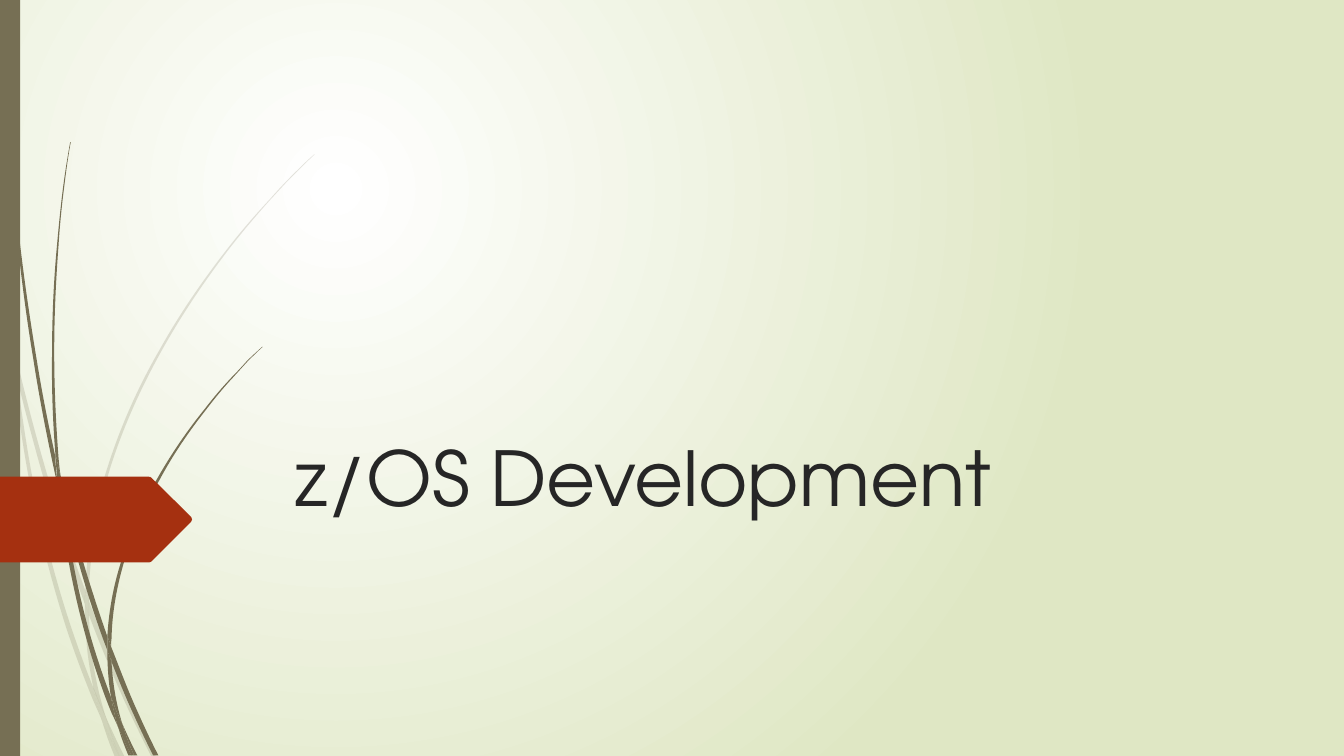
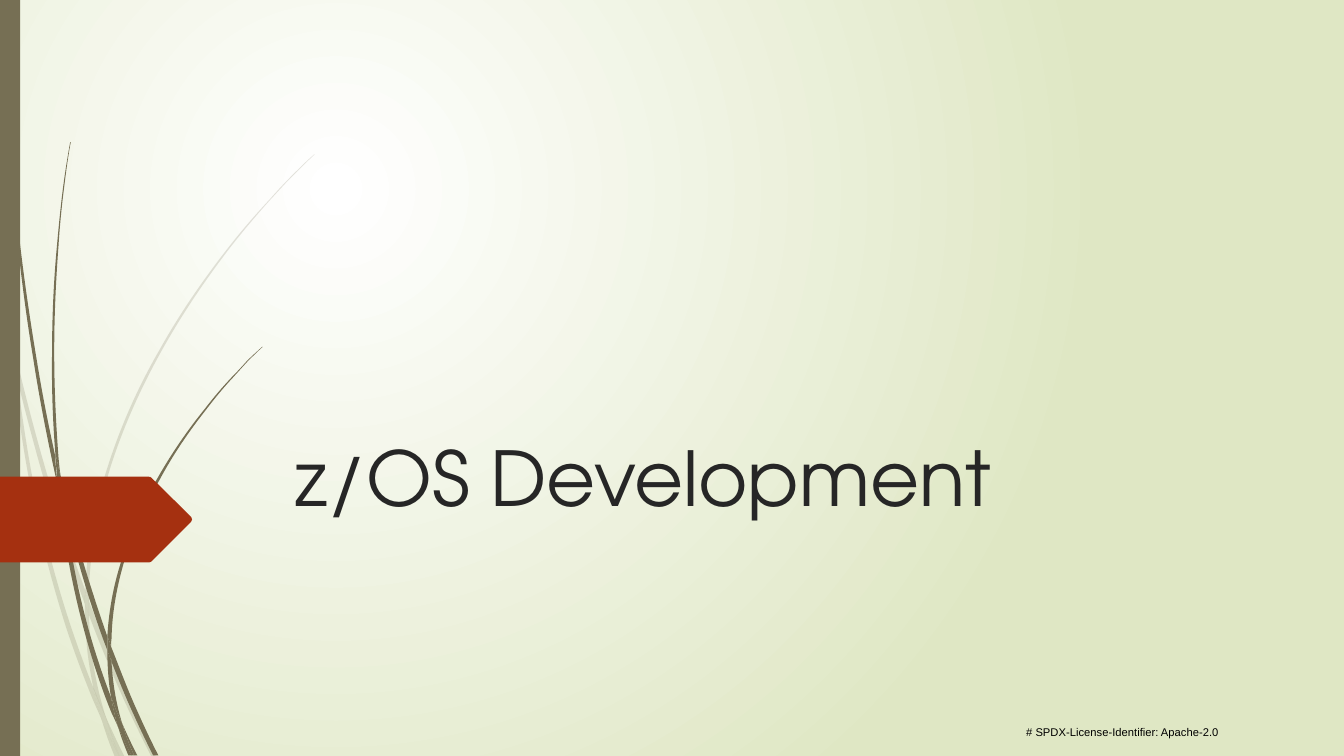
Before and after one commit to openmainframeproject/polycephaly, a slide deck: slide 1 of Documentation/Polycephaly-OpenMainframeProject.pptx. Drawn at 1344x756 pixels with LibreOffice and Linux fonts; fonts in the diff are those of the drawing. Boxes give left, top, right and bottom in pixels: in the first picture for what was removed or moved away, otherwise in the second. Text is boxed around its words. In the diff, an @@ line names an element or a change of style, - is before the commit and + after.

Commit message:
added # SPDX-License-Identifier: Apache-2.0  to all files

```diff
--- a/Documentation/Polycephaly-OpenMainframeProject.pptx
+++ b/Documentation/Polycephaly-OpenMainframeProject.pptx
@@ text added at box(1036, 728, 1218, 738), 8 pt, text #000000 @@
+# SPDX-License-Identifier: Apache-2.0
```
Also in this commit, not shown: 17 other files.
